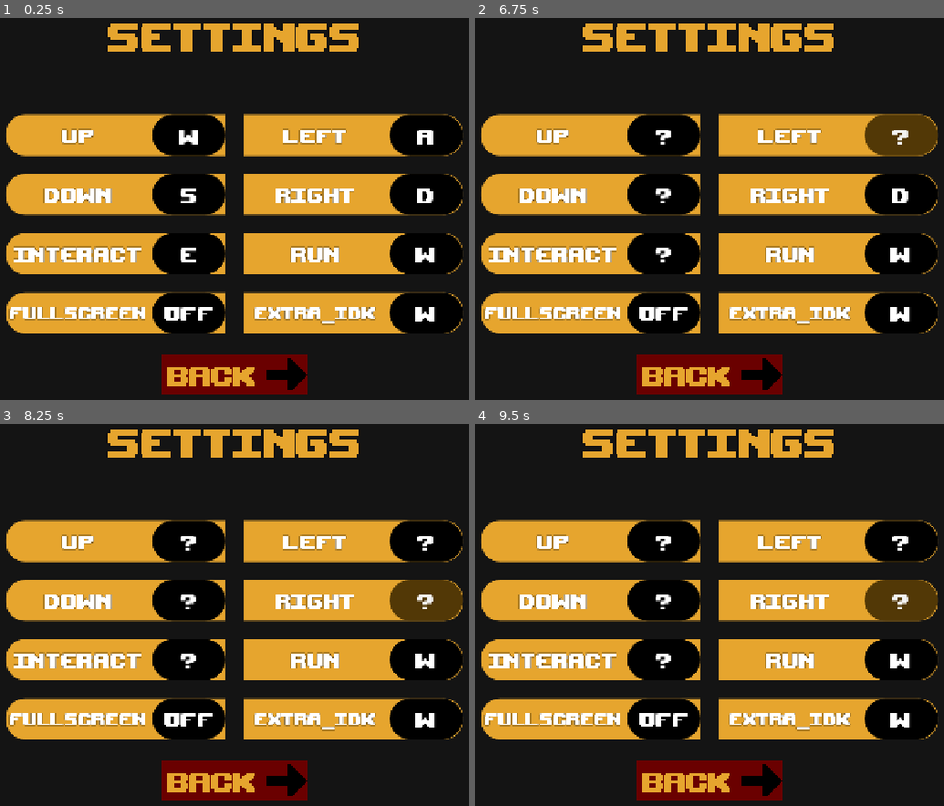
Above: before the commit, frames 1-4 (two rows, left to right).
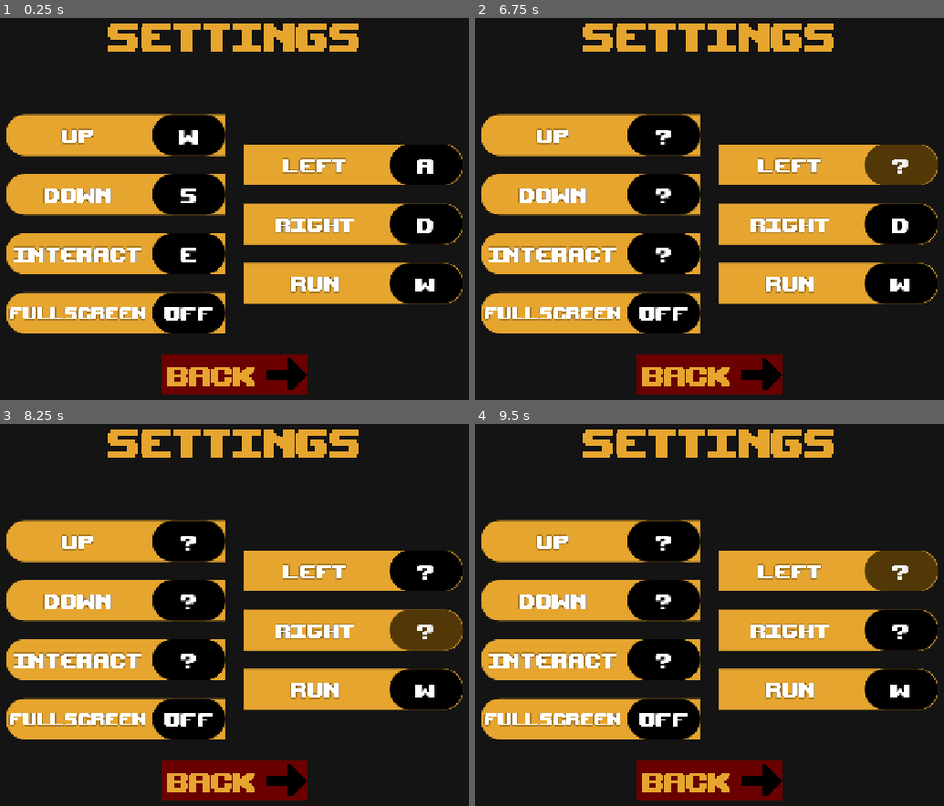
Above: after the commit, the same moments.

Repository: Hazorox/asker-the-smuggler
Game: Godot game, scene res://scenes/options/options.tscn
The game is run twice, just before and just after one commit, with the same random seed, the same clock (stepped at 60 frames per second) and the same inputs. This scene is started directly instead of the project's main scene.
Inputs:
- Up to frame 1 (0.25 s): no input
- Up to frame 2 (6.75 s): click "W" at 0.5 s; click "?" at 1.25 s; click "S" at 2 s; click "?" at 2.75 s; click "E" at 3.5 s; click "?" at 4.25 s; click "OFF" at 5 s; click "ON" at 5.75 s; click "A" at 6.5 s
- Up to frame 3 (8.25 s): click "?" at 7.25 s; click "D" at 8 s
- Up to frame 4 (9.5 s): click "?" at 8.75 s

The runs differ from the first frame. In frame 1, 15% of the frame differs, in the area x 51-99%, y 25-83%; in frame 2, 16%; in frame 3, 16%; in frame 4, 16%.
Error in both runs: Invalid access to property or key 'keycode' on a base object of type 'InputEventMouseButton'. (res://scenes/options/options.tscn::GDScript_025dt:22)

Commit message:
remove useless button

Diff:
--- a/scenes/options/options.tscn
+++ b/scenes/options/options.tscn
@@ -128,11 +128,6 @@
 corner_radius_bottom_right = 32
 
 [sub_resource type="StyleBoxFlat" id="StyleBoxFlat_g56r3"]
-bg_color = Color(0.9019608, 0.64705884, 0.18039216, 1)
-corner_radius_top_right = 32
-corner_radius_bottom_right = 32
-
-[sub_resource type="StyleBoxFlat" id="StyleBoxFlat_f2ajo"]
 bg_color = Color(0.9019608, 0.64705884, 0.18039216, 1)
 corner_radius_top_right = 32
 corner_radius_bottom_right = 32
@@ -438,33 +433,3 @@
 theme_override_styles/hover = SubResource("StyleBoxFlat_kmbin")
 text = "W"
 script = SubResource("GDScript_025dt")
-
-[node name="extra_idk" type="PanelContainer" parent="hsplit/right" unique_id=2092944969]
-custom_minimum_size = Vector2(0, 72)
-layout_mode = 2
-theme_override_styles/panel = SubResource("StyleBoxFlat_f2ajo")
-
-[node name="HBoxContainer" type="HBoxContainer" parent="hsplit/right/extra_idk" unique_id=1569911435]
-layout_mode = 2
-
-[node name="Label" type="Label" parent="hsplit/right/extra_idk/HBoxContainer" unique_id=1505559021]
-layout_mode = 2
-size_flags_horizontal = 3
-theme_override_font_sizes/font_size = 32
-text = "extra_idk"
-label_settings = SubResource("LabelSettings_ac427")
-horizontal_alignment = 1
-
-[node name="up" type="Button" parent="hsplit/right/extra_idk/HBoxContainer" unique_id=425565397]
-custom_minimum_size = Vector2(128, 72)
-layout_mode = 2
-size_flags_horizontal = 6
-size_flags_vertical = 4
-size_flags_stretch_ratio = 0.0
-theme_override_colors/font_color = Color(1, 1, 1, 1)
-theme_override_font_sizes/font_size = 52
-theme_override_styles/normal = SubResource("StyleBoxFlat_qe4tn")
-theme_override_styles/pressed = SubResource("StyleBoxFlat_025dt")
-theme_override_styles/hover = SubResource("StyleBoxFlat_kmbin")
-text = "w"
-script = SubResource("GDScript_025dt")
Not shown, changed: assets/fonts/determination.ttf.import
